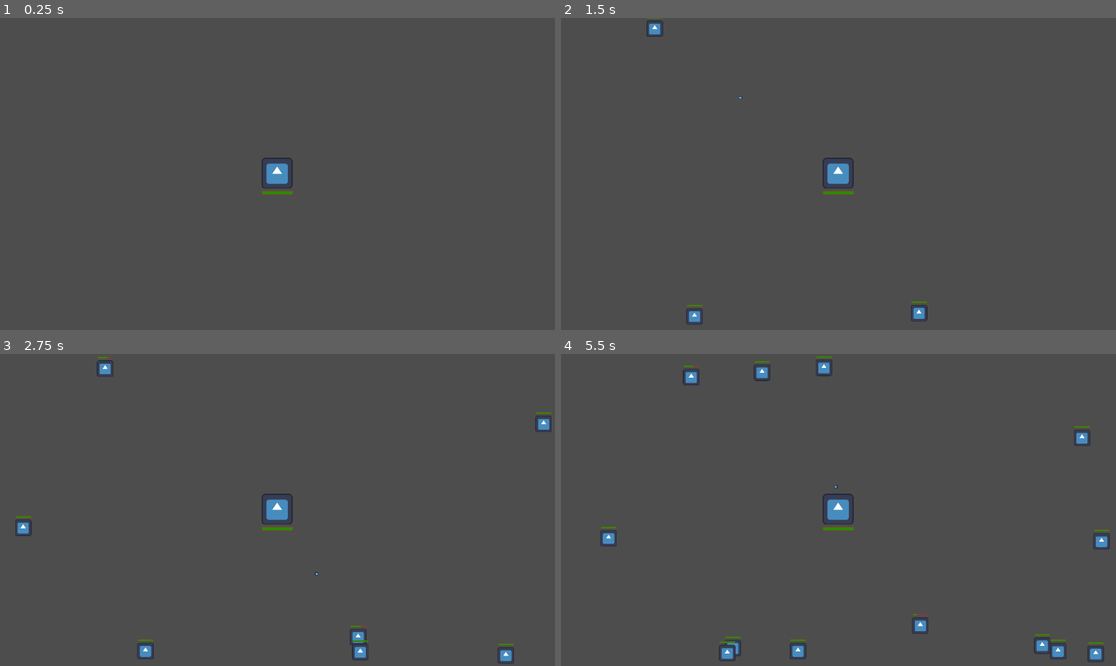
Above: before the commit, frames 1-4 (two rows, left to right).
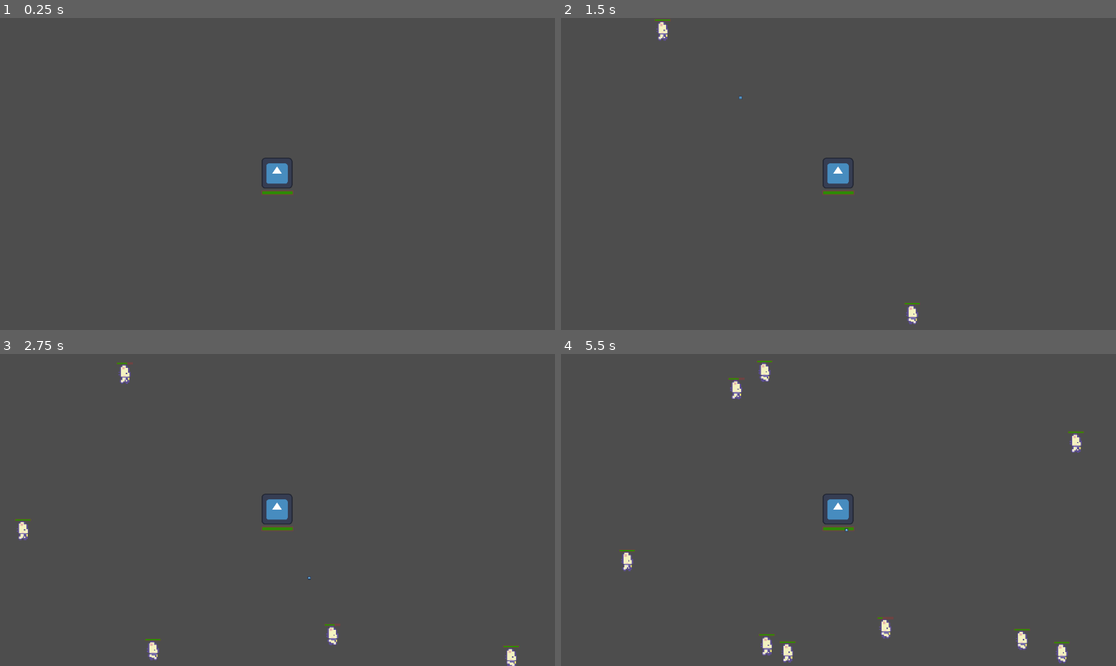
Above: after the commit, the same moments.

Repository: romaindurand/godot-tower-defense
Game: Godot game, scene res://scenes/game.tscn
Same seed, same stepped clock (60 frames per second), same inputs: the game is played once before the commit and once after it. The engine's default icon, where the game draws it, is replaced by a stand-in: a white triangle on a blue panel in a dark square.
Inputs:
- Up to frame 1 (0.25 s): no input
- Up to frame 2 (1.5 s): tap Enter at 0.5 s
- Up to frame 3 (2.75 s): no input
- Up to frame 4 (5.5 s): no input

The runs differ from the first frame. In frame 1, less than 0.1% of the frame differs, in the area x 47-52%, y 46-54%; in frame 2, 0.5%; in frame 3, 1.3%; in frame 4, 2.4%, in the area x 7-99%, y 0-100%.

Commit message:
add enemy sprite, use physics to move enemies, add avoidance behaviour to enemies

Diff:
--- a/components/move.gd
+++ b/components/move.gd
@@ -9,22 +9,35 @@
 var direction: Vector2 = Vector2.ZERO
 var target: Node2D
 
-func _process(delta: float) -> void:
+func _physics_process(delta: float) -> void:
 	var parent = get_parent()
 	if not parent is Node2D:
 		return
 
-	var step = speed * delta
+	var direction_vector := Vector2.ZERO
 
 	match mode:
 		MoveMode.DIRECTIONAL:
-			parent.global_position += direction.normalized() * step
-
+			direction_vector = direction.normalized()
 		MoveMode.TARGET_NODE:
 			if is_instance_valid(target):
-				parent.global_position = parent.global_position.move_toward(target.global_position, step)
-
+				direction_vector = parent.global_position.direction_to(target.global_position)
 		MoveMode.NAVIGATION:
 			if is_instance_valid(nav_agent) and not nav_agent.is_navigation_finished():
 				var next_position = nav_agent.get_next_path_position()
-				parent.global_position = parent.global_position.move_toward(next_position, step)
+				direction_vector = parent.global_position.direction_to(next_position)
+				var direction_ideal = direction_vector
+				nav_agent.velocity = direction_ideal * speed # On envoie l'intention à l'agent
+
+
+	if parent is CharacterBody2D:
+		parent.velocity = direction_vector * speed
+		parent.move_and_slide()
+	else:
+		parent.global_position += direction_vector * speed * delta
+
+func _on_navigation_agent_2d_velocity_computed(safe_velocity: Vector2) -> void:
+		var parent = get_parent()
+		if parent is CharacterBody2D:
+			parent.velocity = safe_velocity
+			parent.move_and_slide()
--- a/project.godot
+++ b/project.godot
@@ -21,4 +21,5 @@
 
 [rendering]
 
+textures/canvas_textures/default_texture_filter=0
 rendering_device/driver.windows="d3d12"
--- a/scenes/bullet.tscn
+++ b/scenes/bullet.tscn
@@ -6,7 +6,9 @@
 
 [sub_resource type="CircleShape2D" id="CircleShape2D_0gxap"]
 
-[node name="Bullet" type="StaticBody2D" unique_id=801104222]
+[node name="Bullet" type="Area2D" unique_id=933227223]
+collision_layer = 2
+collision_mask = 2
 script = ExtResource("1_y25gk")
 
 [node name="CollisionShape2D" type="CollisionShape2D" parent="." unique_id=762298697]
@@ -20,3 +22,5 @@
 script = ExtResource("3_l5glv")
 speed = 699.34
 metadata/_custom_type_script = "uid://dytdgyhfjq5qb"
+
+[connection signal="body_entered" from="." to="." method="_on_body_entered"]
--- a/scenes/enemy.tscn
+++ b/scenes/enemy.tscn
@@ -5,19 +5,44 @@
 [ext_resource type="Script" uid="uid://dytdgyhfjq5qb" path="res://components/move.gd" id="3_4ra3w"]
 [ext_resource type="Script" uid="uid://didc2dnro26km" path="res://components/health.gd" id="4_5uy6h"]
 [ext_resource type="PackedScene" uid="uid://djs0e3txn5vq4" path="res://scenes/health_bar.tscn" id="5_c4w8v"]
+[ext_resource type="Texture2D" uid="uid://dllauu6br8b1q" path="res://assets/Characters/Basic Charakter Spritesheet.png" id="6_xwavj"]
 
 [sub_resource type="CanvasItemMaterial" id="CanvasItemMaterial_4ra3w"]
 
 [sub_resource type="CircleShape2D" id="CircleShape2D_md0e3"]
-radius = 36.013885
+radius = 32.0
 
-[sub_resource type="RectangleShape2D" id="RectangleShape2D_c4w8v"]
-size = Vector2(62, 62)
+[sub_resource type="CircleShape2D" id="CircleShape2D_xwavj"]
+radius = 32.0
+
+[sub_resource type="AtlasTexture" id="AtlasTexture_nenq2"]
+atlas = ExtResource("6_xwavj")
+region = Rect2(96, 144, 48, 48)
+
+[sub_resource type="AtlasTexture" id="AtlasTexture_md484"]
+atlas = ExtResource("6_xwavj")
+region = Rect2(144, 144, 48, 48)
+
+[sub_resource type="SpriteFrames" id="SpriteFrames_ipns3"]
+animations = [{
+"frames": [{
+"duration": 1.0,
+"texture": SubResource("AtlasTexture_nenq2")
+}, {
+"duration": 1.0,
+"texture": SubResource("AtlasTexture_md484")
+}],
+"loop": true,
+"name": &"default",
+"speed": 5.0
+}]
 
 [node name="Enemy" type="CharacterBody2D" unique_id=130768671]
+collision_layer = 2
 script = ExtResource("1_md0e3")
 
 [node name="Sprite2D" type="Sprite2D" parent="." unique_id=1028178983]
+visible = false
 material = SubResource("CanvasItemMaterial_4ra3w")
 scale = Vector2(0.53125, 0.53125)
 texture = ExtResource("1_7p1mj")
@@ -35,6 +60,8 @@
 metadata/_custom_type_script = "uid://dytdgyhfjq5qb"
 
 [node name="NavigationAgent2D" type="NavigationAgent2D" parent="." unique_id=365099776]
+avoidance_enabled = true
+radius = 20.84
 
 [node name="HealthComponent" type="Node" parent="." unique_id=1912325829]
 script = ExtResource("4_5uy6h")
@@ -46,7 +73,14 @@
 health_component = NodePath("../HealthComponent")
 
 [node name="HurtBox" type="CollisionShape2D" parent="." unique_id=2093172411]
-shape = SubResource("RectangleShape2D_c4w8v")
+shape = SubResource("CircleShape2D_xwavj")
+
+[node name="AnimatedSprite2D" type="AnimatedSprite2D" parent="." unique_id=1809140426]
+scale = Vector2(5, 5)
+sprite_frames = SubResource("SpriteFrames_ipns3")
+autoplay = "default"
+frame_progress = 0.29670864
 
 [connection signal="body_entered" from="Area2D" to="." method="_on_area_2d_body_entered"]
+[connection signal="velocity_computed" from="NavigationAgent2D" to="MoveComponent" method="_on_navigation_agent_2d_velocity_computed"]
 [connection signal="died" from="HealthComponent" to="." method="_on_health_component_died"]
--- a/scenes/game.tscn
+++ b/scenes/game.tscn
@@ -10,9 +10,10 @@
 point_count = 5
 
 [sub_resource type="NavigationPolygon" id="NavigationPolygon_yqjtg"]
-vertices = PackedVector2Array(-263.54688, -301.71875, -3.1796875, -245.24219, -3.1875, -245.24219, -1516.1484, -1012.6328, 1452.4219, -913.35156, 346.97656, -227.67188, -374.7578, -435.21094, 193.77344, 203.82031, 1352.5469, 807.1406, 337.64063, 401.85156, -1369.7578, 848.85156, -389.14844, 358.3203, 331.14844, 488.8203, -84.59375, 102.07031, -76.42969, -81.046875, 83.21094, -82.046875, 163.47656, 129.11719, 245.72656, -189.49219, 95.88281, -145.42188, -166.46875, -182.57813, -290.60156, 281.79688, -152.64844, 164.97656)
-polygons = Array[PackedInt32Array]([PackedInt32Array(0, 1, 2), PackedInt32Array(3, 4, 5, 6), PackedInt32Array(7, 5, 4, 8, 9), PackedInt32Array(10, 3, 6, 11), PackedInt32Array(8, 10, 11, 12), PackedInt32Array(13, 14, 15, 16), PackedInt32Array(17, 16, 15, 18), PackedInt32Array(2, 17, 18, 19, 0), PackedInt32Array(20, 0, 19, 21), PackedInt32Array(9, 20, 21, 7), PackedInt32Array(8, 12, 9)])
+vertices = PackedVector2Array(-244.79688, -265.3828, -10.0703125, -214.46875, -10.078125, -214.46875, -1481.9531, -979.9297, 1419.0703, -882.90625, 387.90625, -248.71094, -395.03125, -473.85156, 1322.7734, 776.0625, 215.67188, 236.39063, -1340.6484, 816.8672, -610.5078, 403.52344, 207.0625, -165.84375, 138.99219, 97.8125, -15.7265625, -106.21875, -39.34375, -149.53125, -87.22656, 93.25781, -90.921875, 10.3671875, -173.02344, -149.53125, -413.72656, 269.42188, -223.10156, -36.492188, -207.07031, 210.1875, 108.82031, 427.54688, 6.2734375, 537.60156)
+polygons = Array[PackedInt32Array]([PackedInt32Array(0, 1, 2), PackedInt32Array(3, 4, 5, 6), PackedInt32Array(5, 4, 7, 8), PackedInt32Array(9, 3, 6, 10), PackedInt32Array(2, 11, 12, 13, 14), PackedInt32Array(12, 15, 16, 13), PackedInt32Array(0, 2, 14, 17), PackedInt32Array(18, 0, 17, 19), PackedInt32Array(18, 19, 20), PackedInt32Array(21, 18, 20, 8, 7), PackedInt32Array(22, 21, 7), PackedInt32Array(22, 7, 9), PackedInt32Array(9, 10, 22)])
 outlines = Array[PackedVector2Array]([PackedVector2Array(1463, -923, 1362, 817, -1379, 859, -1527, -1023)])
+agent_radius = 41.53
 
 [node name="Game" type="Node2D" unique_id=1757155370]
 script = ExtResource("1_yqjtg")
@@ -24,7 +25,7 @@
 zoom = Vector2(0.5, 0.5)
 
 [node name="SpawnTimer" type="Timer" parent="." unique_id=261950869]
-wait_time = 0.388
+wait_time = 0.524
 autostart = true
 
 [node name="SpawnLine" type="Path2D" parent="." unique_id=1153910680]
@@ -38,6 +39,6 @@
 
 [node name="CollisionPolygon2D" type="CollisionPolygon2D" parent="NavigationRegion2D/StaticBody2D" unique_id=2033962928]
 position = Vector2(-311, -22)
-polygon = PackedVector2Array(168, 178, 155, -149, 395, -115, 386, -70, 225, -69, 216, 133, 482, 162, 569, -175, 310, -233, 38, -292, 10, 312, 638, 432, 633, 499, -68, 372, -54, -400, 645, -199, 498, 215)
+polygon = PackedVector2Array(143, 193, 130, -7, 165, -86, 247, -86, 178, 21, 184, 156, 482, 162, 569, -175, 310, -233, 38, -292, -155, 319, 344, 470, 303, 514, -249, 394, -54, -400, 645, -199, 498, 215)
 
 [connection signal="timeout" from="SpawnTimer" to="." method="_on_timer_timeout"]
--- a/scenes/tower.tscn
+++ b/scenes/tower.tscn
@@ -9,6 +9,8 @@
 size = Vector2(128, 128)
 
 [node name="Tower" type="Area2D" unique_id=2075904578]
+collision_layer = 2
+collision_mask = 2
 script = ExtResource("1_ay4al")
 
 [node name="Sprite2D" type="Sprite2D" parent="." unique_id=1041976444]
--- a/scripts/bullet.gd
+++ b/scripts/bullet.gd
@@ -1,4 +1,4 @@
-class_name Bullet extends StaticBody2D
+class_name Bullet extends Area2D
 
 @onready var move_component: MoveComponent = $MoveComponent
 
@@ -7,3 +7,9 @@
 
 func set_speed(new_speed: float) -> void:
 	move_component.speed = new_speed
+
+
+func _on_body_entered(body: Node2D) -> void:
+	if body is Enemy:
+		body.health_component.damage(35)
+		queue_free()
--- a/scripts/enemy.gd
+++ b/scripts/enemy.gd
@@ -2,6 +2,7 @@
 @onready var move_component: MoveComponent = $MoveComponent
 @onready var navigation_agent_2d: NavigationAgent2D = $NavigationAgent2D
 @onready var health_component: HealthComponent = $HealthComponent
+@onready var sprite_2d: Sprite2D = $Sprite2D
 
 # Called when the node enters the scene tree for the first time.
 func _ready() -> void:
@@ -9,11 +10,11 @@
 	if is_instance_valid(tower):
 		navigation_agent_2d.target_position = tower.global_position
 
-func _on_area_2d_body_entered(body: Node2D) -> void:
-	if body is Bullet:
-		health_component.damage(35)
-		body.queue_free()
-
+func _process(_delta: float) -> void:
+	if velocity.x > 0.1:
+		sprite_2d.flip_h = false
+	elif velocity.x < -0.1:
+		sprite_2d.flip_h = true
 
 func _on_health_component_died() -> void:
 	var game: Game = get_parent()
--- a/scripts/tower.gd
+++ b/scripts/tower.gd
@@ -1,4 +1,4 @@
-extends Area2D
+class_name Tower extends Area2D
 
 const bullet_scene: PackedScene = preload("res://scenes/bullet.tscn")
 @onready var health_component: HealthComponent = $HealthComponent
Binary file added: assets/Characters/Basic Charakter Spritesheet.png
Not shown, added: assets/Characters/Basic Charakter Spritesheet.png.import
